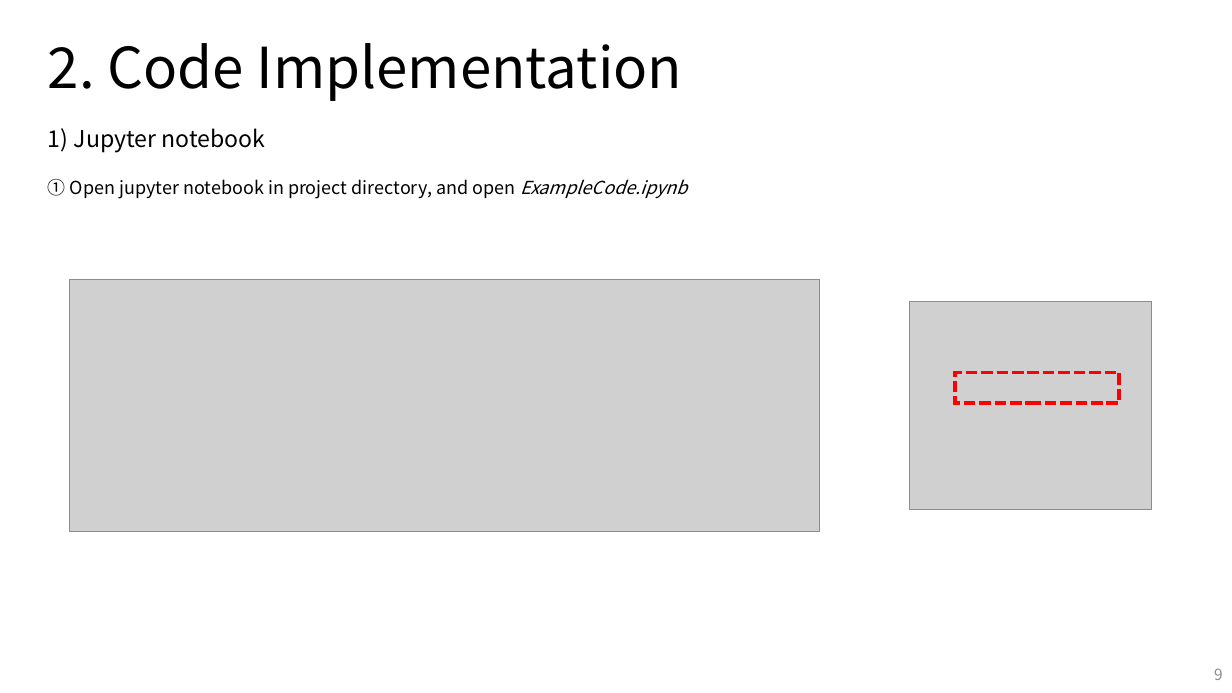
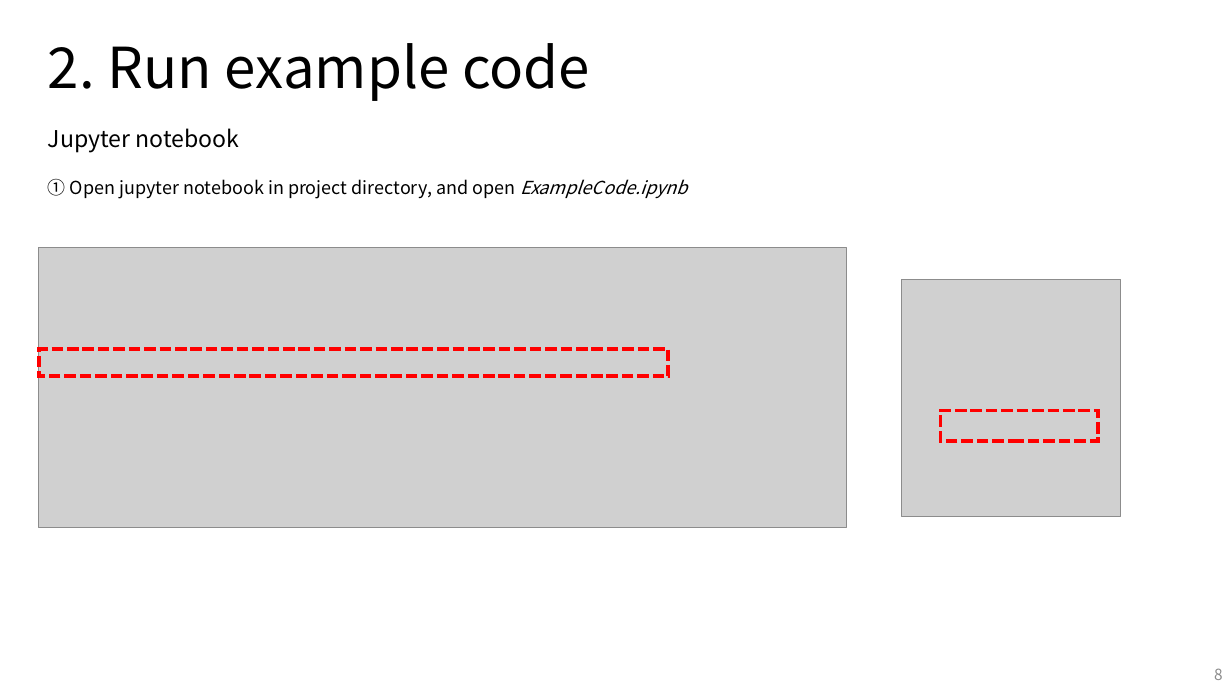
Before and after one commit to 0LYS0/mech439_pybullet, a slide deck: slide 8 of manual/Manual.pptx (slide 9 before the commit). Drawn at 1232x693 pixels with LibreOffice and Linux fonts; fonts in the diff are those of the drawing; grey boxes stand for pictures; background and template pictures are left out. Boxes give left, top, right and bottom in pixels: in the first picture for what was removed or moved away, otherwise in the second. Text is boxed around its words. In the diff, an @@ line names an element or a change of style, - is before the commit and + after.

```diff
--- a/manual/Manual.pptx
+++ b/manual/Manual.pptx
@@ text at box(48, 43, 590, 101): text changed @@
-2. Code Implementation
+2. Run example code
@@ text at box(48, 128, 240, 152): text changed @@
-1) Jupyter notebook
+Jupyter notebook
@@ picture: place and size @@
-picture at box(69, 280, 820, 532)
+picture at box(39, 248, 847, 528)
@@ picture: place and size @@
-picture at box(909, 302, 1153, 510)
+picture at box(902, 279, 1122, 516)
@@ rectangle added at box(39, 349, 668, 376), outline #FF0000 3 pt dashed @@
@@ rectangle: place and size @@
-rectangle at box(955, 372, 1119, 403)
+rectangle at box(941, 410, 1098, 441)
@@ page number at box(1214, 668, 1223, 680): text changed @@
-9
+8
```
Also in this commit, not shown: 5 other slides changed, 4 slides added, 7 slides removed, 24 other files.
